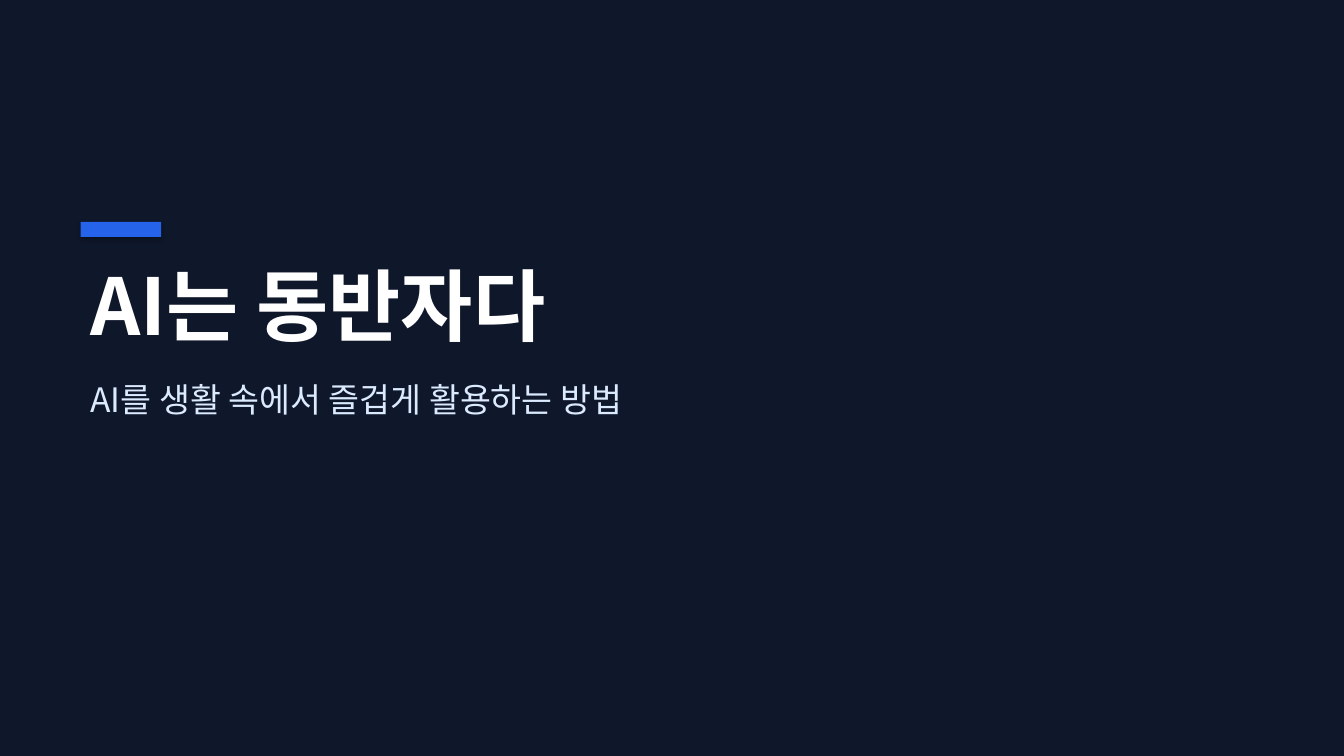
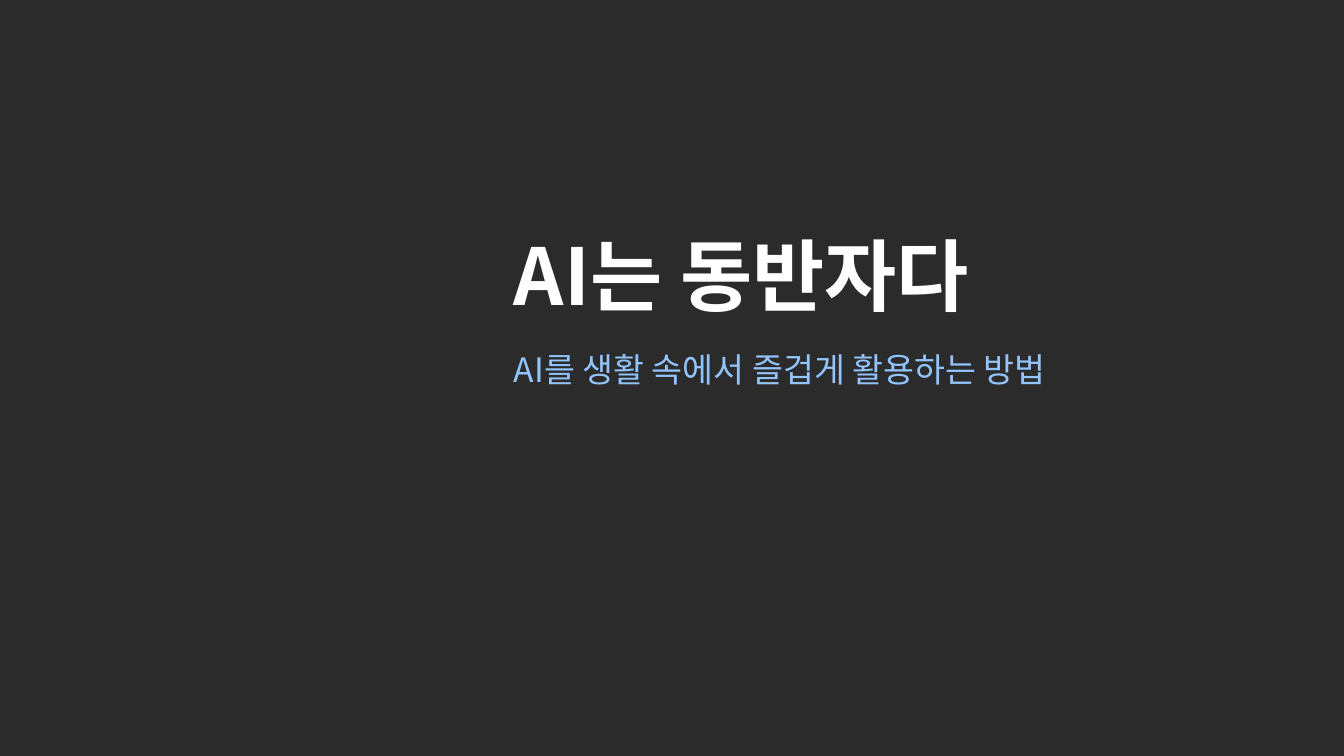
Before and after one commit to dreefinkjk/sky_ai_course, a slide deck: slide 1 of AI_companion_lecture.pptx. Drawn at 1344x756 pixels with LibreOffice and Linux fonts; fonts in the diff are those of the drawing; background and template pictures are left out; a plain dark background stands for a picture behind light text. Boxes give left, top, right and bottom in pixels: in the first picture for what was removed or moved away, otherwise in the second. Text is boxed around its words. In the diff, an @@ line names an element or a change of style, - is before the commit and + after.

```diff
--- a/AI_companion_lecture.pptx
+++ b/AI_companion_lecture.pptx
@@ background #0F172A to picture (left out) @@
@@ rectangle removed at (x1=81, y1=222, x2=161, y2=237) @@
@@ text "AI는 동반자다" moved from (x1=91, y1=269, x2=622, y2=415) to (x1=514, y1=239, x2=1046, y2=385) @@
@@ text at (x1=514, y1=354, x2=1046, y2=385): text colour #DBEAFE to #93C5FD in "AI를 생활 속에서 즐겁게 활용하는 방법" @@
```
Also in this commit, not shown: 12 other slides changed, 2 slides added, 1 other file.
